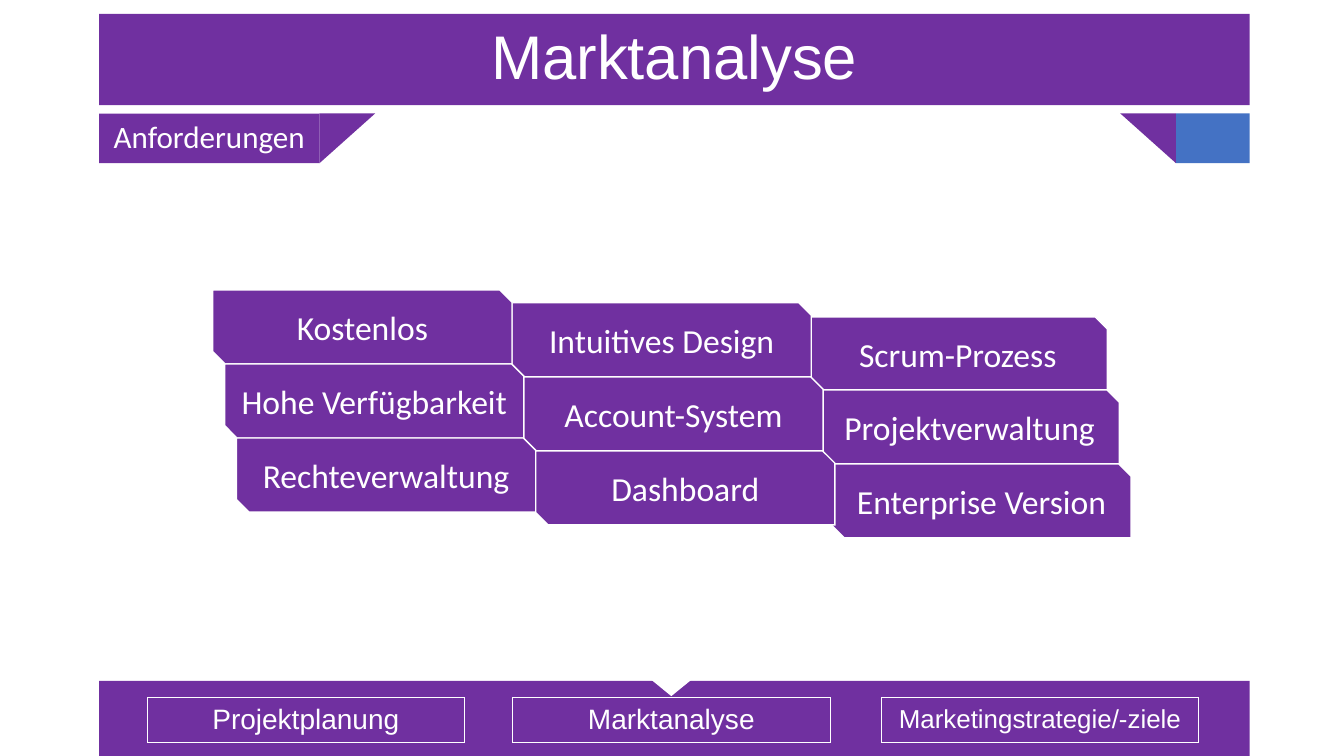
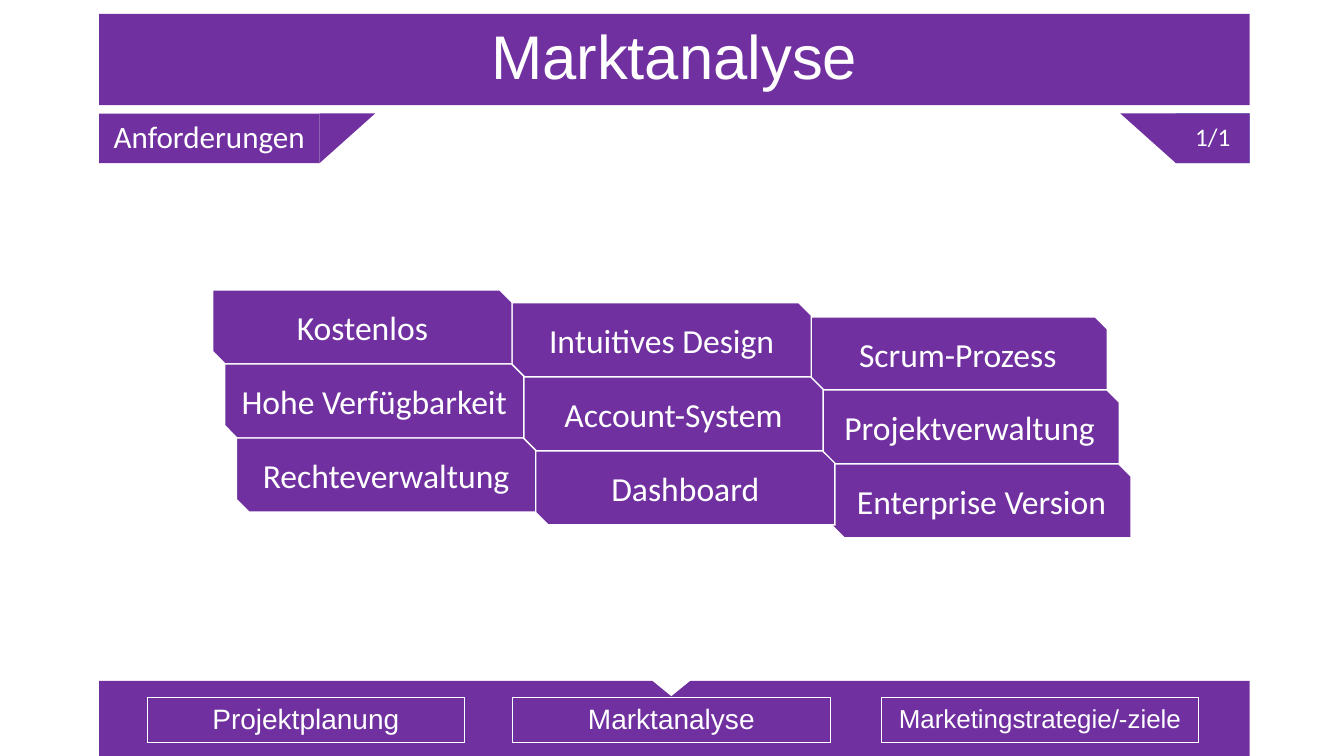
Before and after one commit to Sl0thking/mp_gproz_scrumiverse, a slide deck: slide 12 of 5_Präsentation/Projektpräsentation.pptx (slide 13 before the commit). Drawn at 1344x756 pixels with LibreOffice and Linux fonts; fonts in the diff are those of the drawing. Boxes give left, top, right and bottom in pixels: in the first picture for what was removed or moved away, otherwise in the second. Text is boxed around its words. In the diff, an @@ line names an element or a change of style, - is before the commit and + after.

```diff
--- a/5_Präsentation/Projektpräsentation.pptx
+++ b/5_Präsentation/Projektpräsentation.pptx
@@ text added at (1177, 114, 1250, 163), fill #7030A0, 18 pt, text #FFFFFF @@
+1/1
```
Also in this commit, not shown: 13 other slides changed, 1 slide added.
